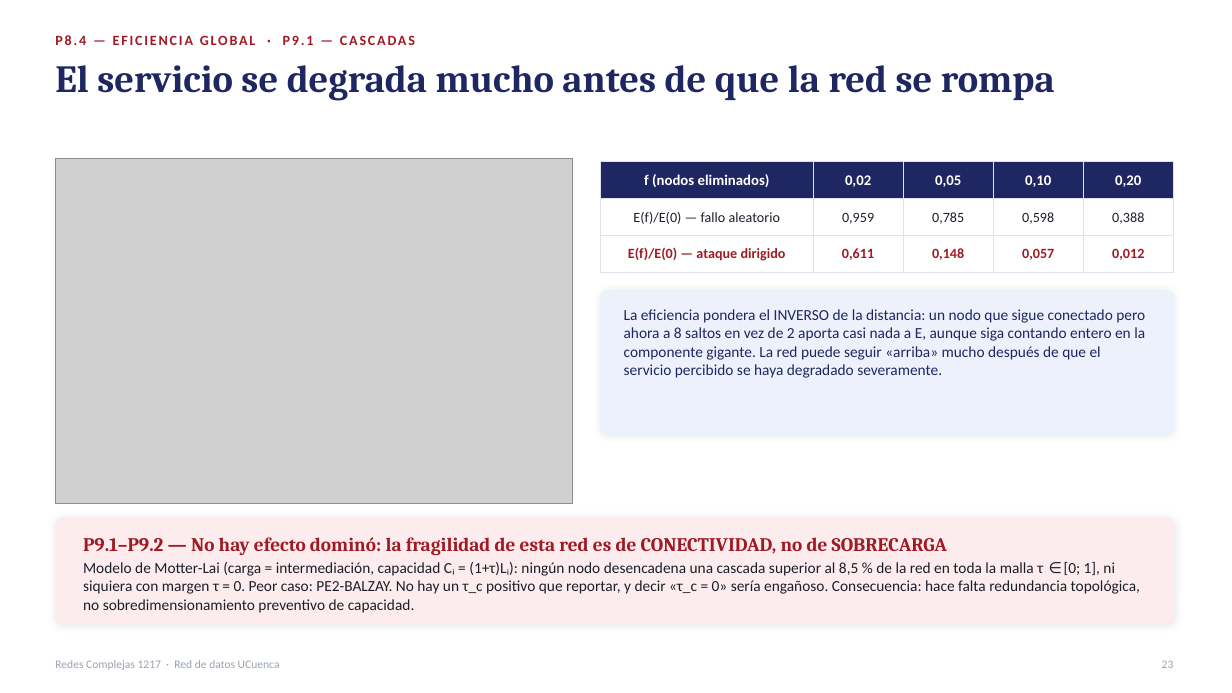
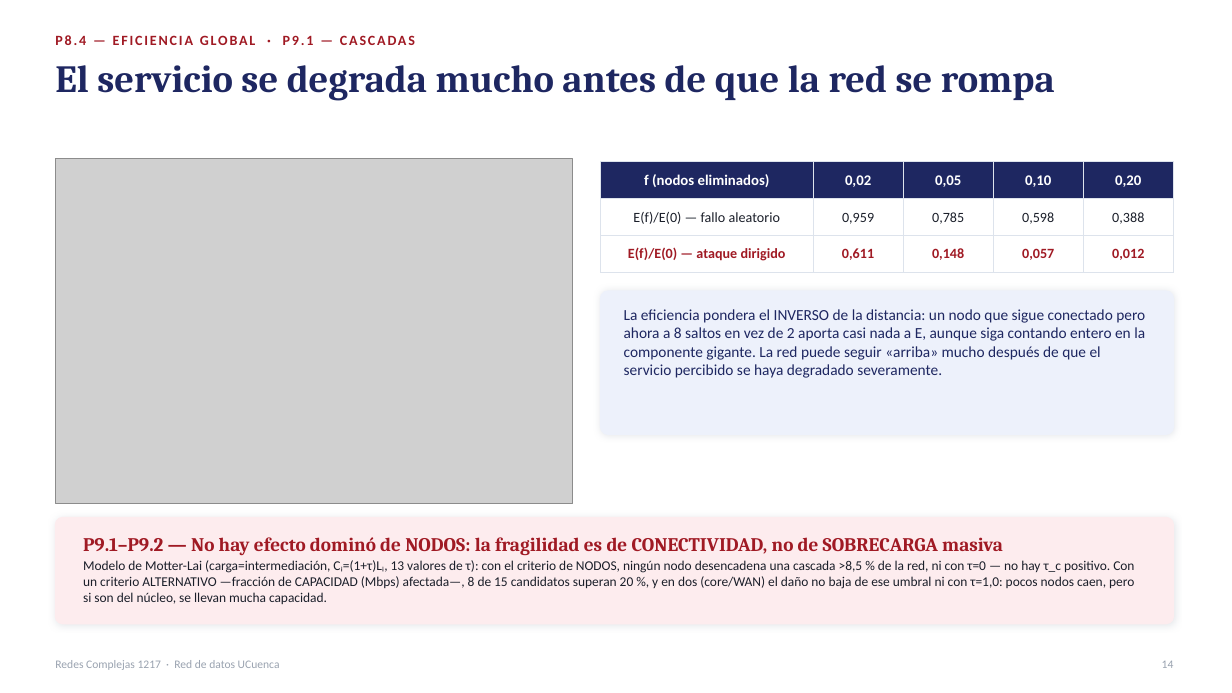
Before and after one commit to chino111160/redes-complejas-ucuenca, a slide deck: slide 14 of diapositivas/Presentacion_Redes_Complejas_RedUCuenca.pptx (slide 23 before the commit). Drawn at 1232x693 pixels with LibreOffice and Linux fonts; fonts in the diff are those of the drawing; grey boxes stand for pictures. Boxes give left, top, right and bottom in pixels: in the first picture for what was removed or moved away, otherwise in the second. Text is boxed around its words. In the diff, an @@ line names an element or a change of style, - is before the commit and + after.

```diff
--- a/diapositivas/Presentacion_Redes_Complejas_RedUCuenca.pptx
+++ b/diapositivas/Presentacion_Redes_Complejas_RedUCuenca.pptx
@@ text at (x1=83, y1=537, x2=1003, y2=556): text changed @@
-P9.1–P9.2 — No hay efecto dominó: la fragilidad de esta red es de CONECTIVIDAD, no de SOBRECARGA
+P9.1–P9.2 — No hay efecto dominó de NODOS: la fragilidad es de CONECTIVIDAD, no de SOBRECARGA masiva
@@ text at (x1=83, y1=560, x2=1134, y2=604): text changed; size 12 to 10.5 pt @@
-Modelo de Motter-Lai (carga = intermediación, capacidad Cᵢ = (1+τ)Lᵢ): ningún nodo desencadena una cascada superior al 8,5 % de la red en toda la malla τ ∈ [0; 1], ni siquiera con margen τ = 0. Peor caso: PE2-BALZAY. No hay un τ_c positivo que reportar, y decir «τ_c = 0» sería engañoso. Consecuencia: hace falta redundancia topológica, no sobredimensionamiento preventivo de capacidad.
+Modelo de Motter-Lai (carga=intermediación, Cᵢ=(1+τ)Lᵢ, 13 valores de τ): con el criterio de NODOS, ningún nodo desencadena una cascada >8,5 % de la red, ni con τ=0 — no hay τ_c positivo. Con un criterio ALTERNATIVO —fracción de CAPACIDAD (Mbps) afectada—, 8 de 15 candidatos superan 20 %, y en dos (core/WAN) el daño no baja de ese umbral ni con τ=1,0: pocos nodos caen, pero si son del núcleo, se llevan mucha capacidad.
@@ text at (x1=1162, y1=661, x2=1174, y2=668): text changed @@
-23
+14
```
Also in this commit, not shown: 18 other slides changed, 10 slides removed.
